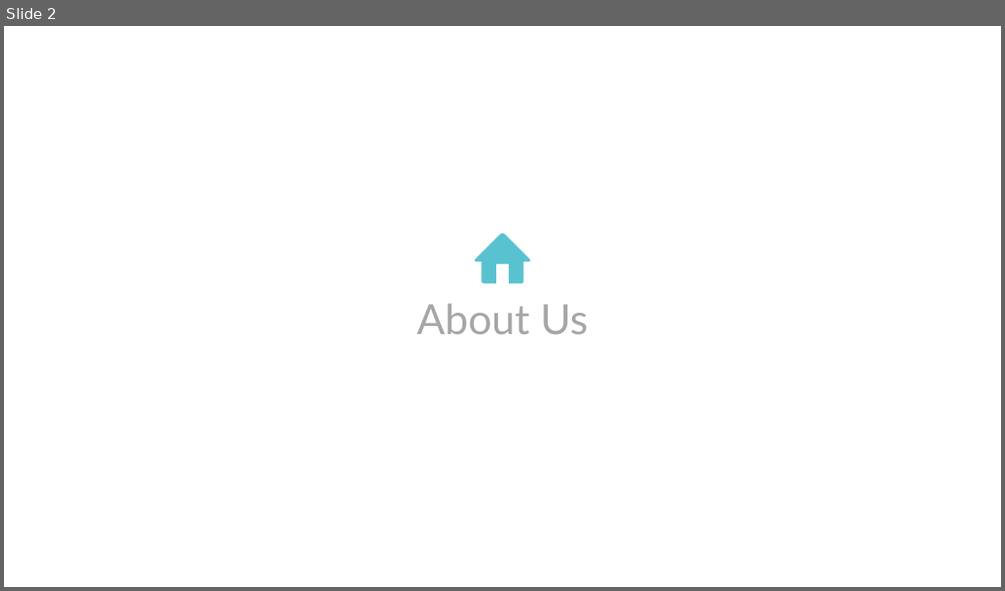
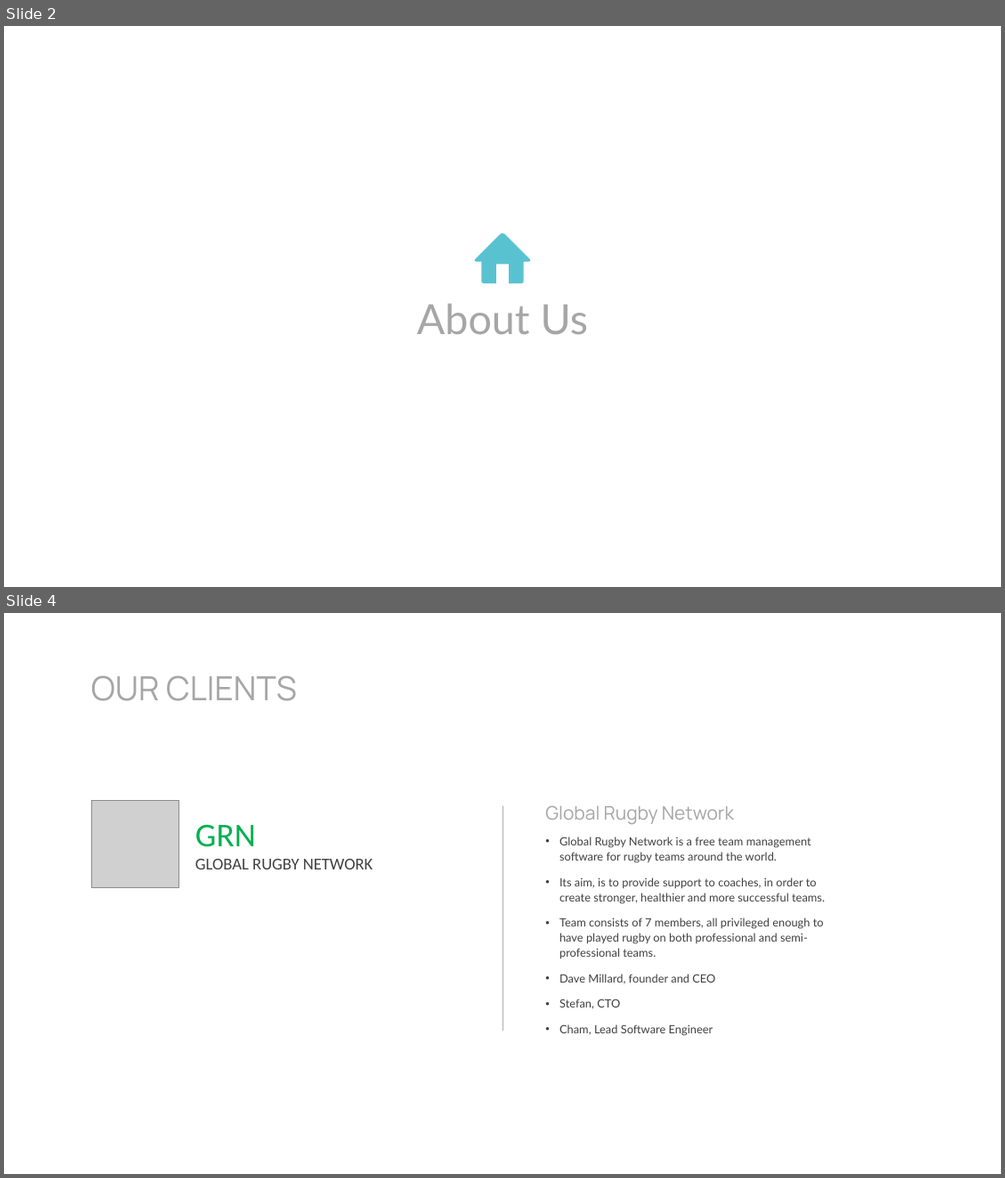
Before and after one commit to rbob96/GRNFanZone, a slide deck: Documentation/Demonstration/Demo - Final.pptx. Shown one above the other, each under a label of ours: slide 2 before the commit, slides 2 and 4 after it; the slides between them are not shown. The pictures are 1005x591 and 1005x1178 pixels, drawn with LibreOffice and Linux fonts; fonts in the diff are those of the drawing; grey boxes stand for pictures. Boxes give left, top, right and bottom in pixels: in the first picture for what was removed or moved away, otherwise in the second. Text is boxed around its words. In the diff, an @@ line names an element or a change of style, - is before the commit and + after.

```diff
--- a/Documentation/Demonstration/Demo - Final.pptx
+++ b/Documentation/Demonstration/Demo - Final.pptx
@@ slide 4 added at box(4, 613, 1001, 1174), background #FFFFFF @@
@@ title added at box(91, 676, 297, 701), 32 pt, text #A6A6A6 @@
+OUR CLIENTS
@@ picture added at box(91, 800, 179, 887) @@
@@ text added at box(195, 824, 373, 869), 16 pt, text #404040 @@
+GRN
+GLOBAL RUGBY NETWORK
@@ line added from (502, 1030) to (502, 806), #A9AEB3 0.75 pt @@
@@ text added at box(545, 806, 734, 824), 18 pt, text #A6A6A6 @@
+Global Rugby Network
@@ text added at box(559, 836, 825, 1036), 11 pt, text #404040 @@
+• Global Rugby Network is a free team management software for rugby teams around the world.
+• Its aim, is to provide support to coaches, in order to create stronger, healthier and more successful teams.
+• Team consists of 7 members, all privileged enough to have played rugby on both professional and semi-professional teams.
+• Dave Millard, founder and CEO
+• Stefan, CTO
+• Cham, Lead Software Engineer
```
Also in this commit, not shown: 1 slide changed, 5 other slides added, 4 slides removed, 12 other files.
